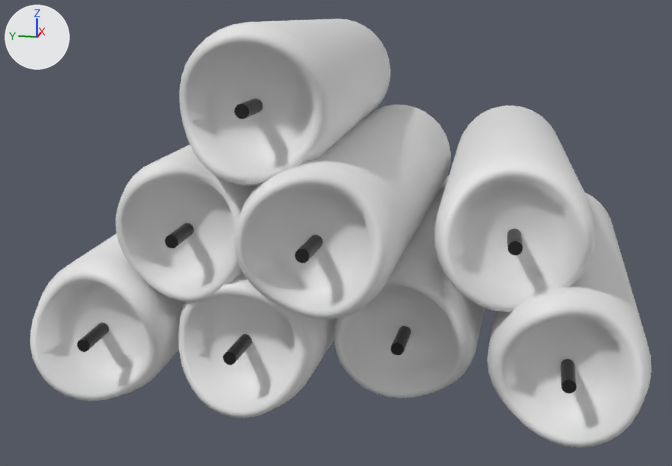
What one commit did to the glTF model game/loss/candles.glb.
Both versions are drawn from a camera (50 mm lens) standing at (-2.298, -0.427, 0.895) and looking at (0.059, 0.044, 0.306). Every picture has the same lights, and +X, +Y and +Z are marked at upper left.

Objects in the first picture: 'candles'.
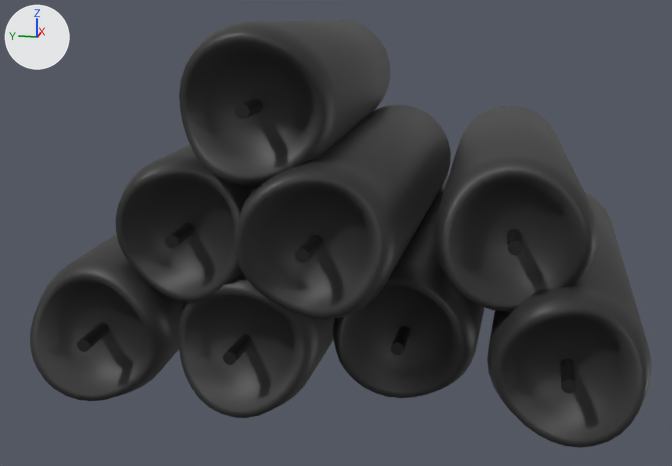
The newer file is also rescaled (x1.623) as a whole; pictures and numbers use the older file's frame.

Changed parts and their boxes [x1, y1, x2, y2] in the pictures (672 x 466 px):
'candles', recoloured (white to black)
    both: [30, 19, 652, 448]

The edits, one by one:
Material 'candle' (mat_candle) changes colour from white #e7e7e7 to black #2c2c2c; in linear values from (0.8, 0.8, 0.8) to (0.0254, 0.0254, 0.0254).
